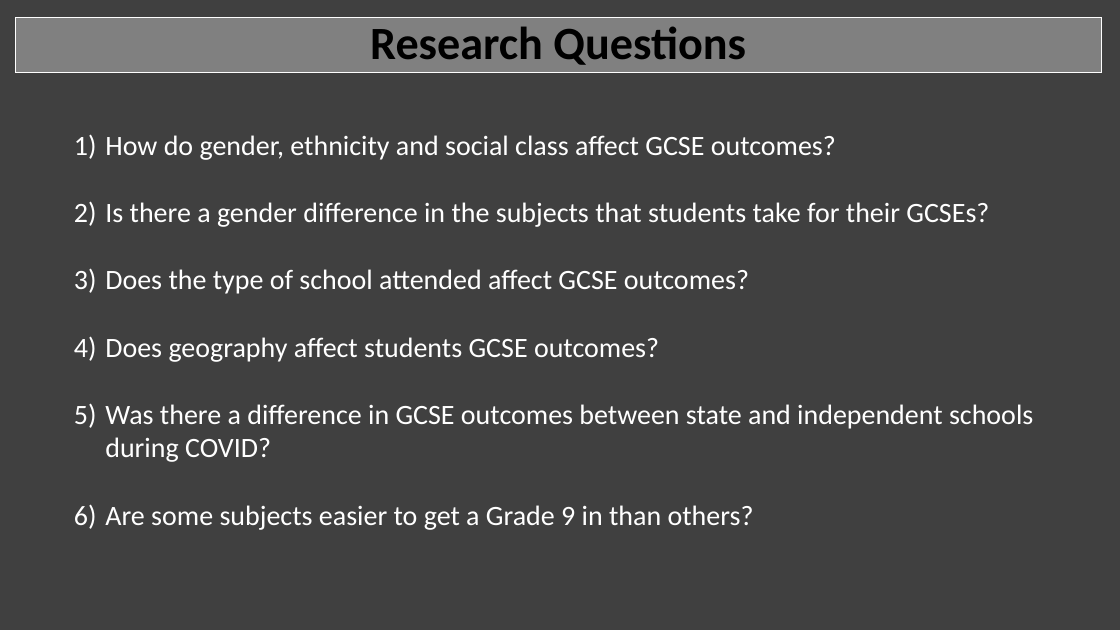
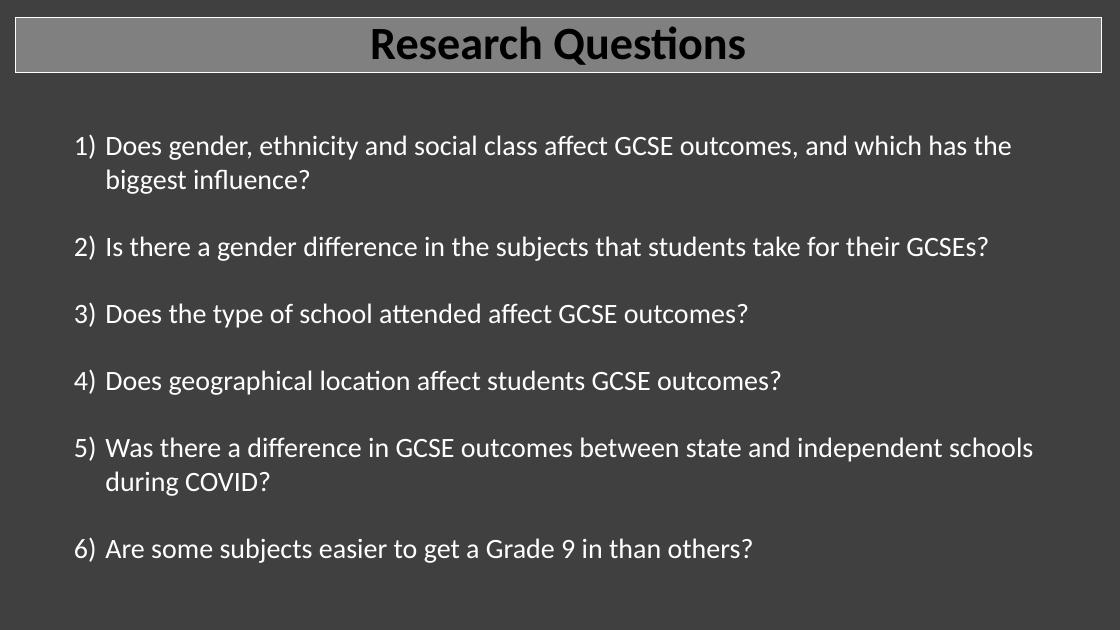
Before and after one commit to MoNawaz101/Project-1-Examination-Analysis, a slide deck: slide 3 of Project 1 Presentation.pptx. Drawn at 1120x630 pixels with LibreOffice and Linux fonts; fonts in the diff are those of the drawing. Boxes give left, top, right and bottom in pixels: in the first picture for what was removed or moved away, otherwise in the second. Text is boxed around its words. In the diff, an @@ line names an element or a change of style, - is before the commit and + after.

```diff
--- a/Project 1 Presentation.pptx
+++ b/Project 1 Presentation.pptx
@@ text at (105, 135, 1012, 194): text changed @@
-  1) How do gender, ethnicity and social class affect GCSE outcomes?
+  1) Does gender, ethnicity and social class affect GCSE outcomes, and which has the biggest influence?
@@ text at (105, 370, 782, 395): text changed @@
-  4) Does geography affect students GCSE outcomes?
+  4) Does geographical location affect students GCSE outcomes?
```
Also in this commit, not shown: 2 other files.
